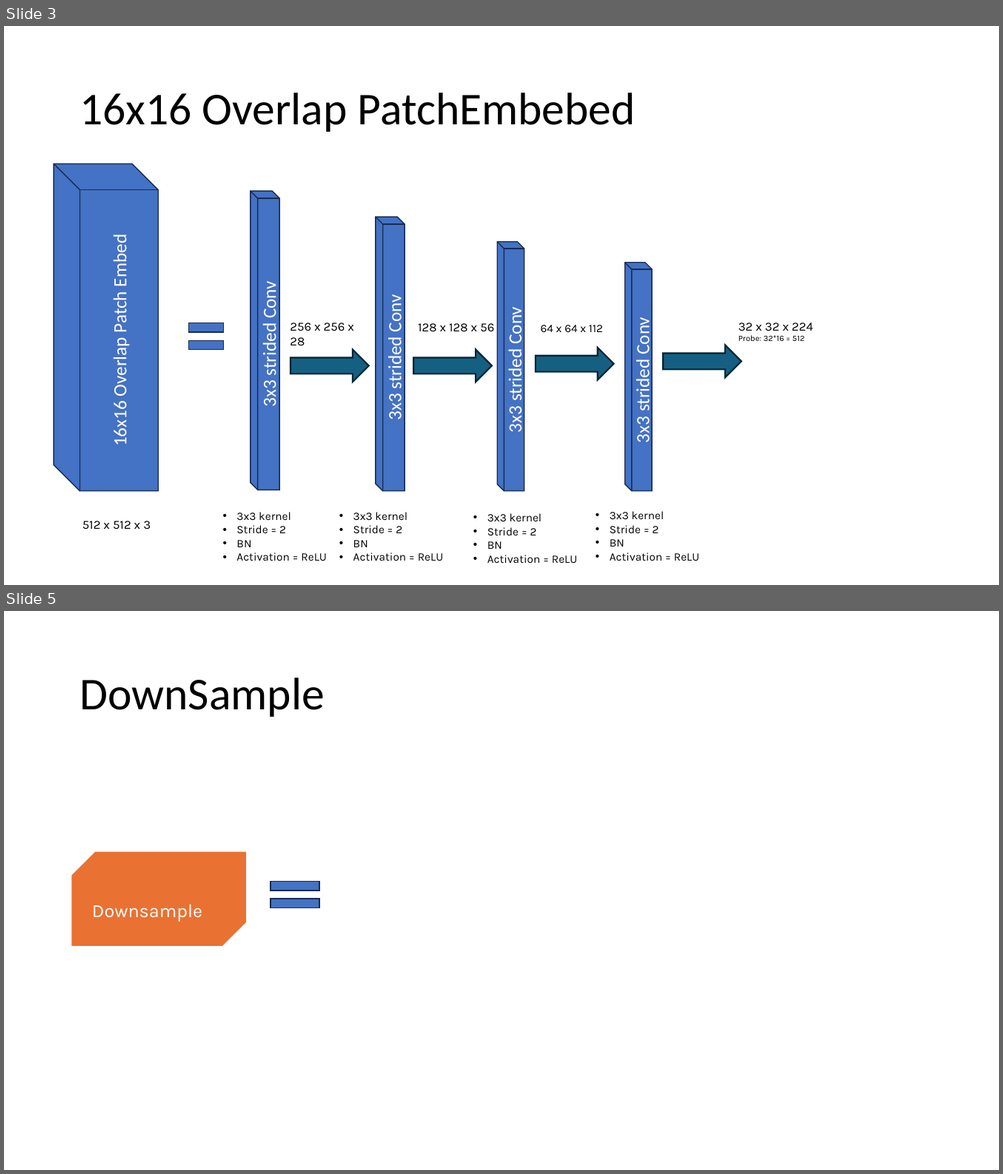
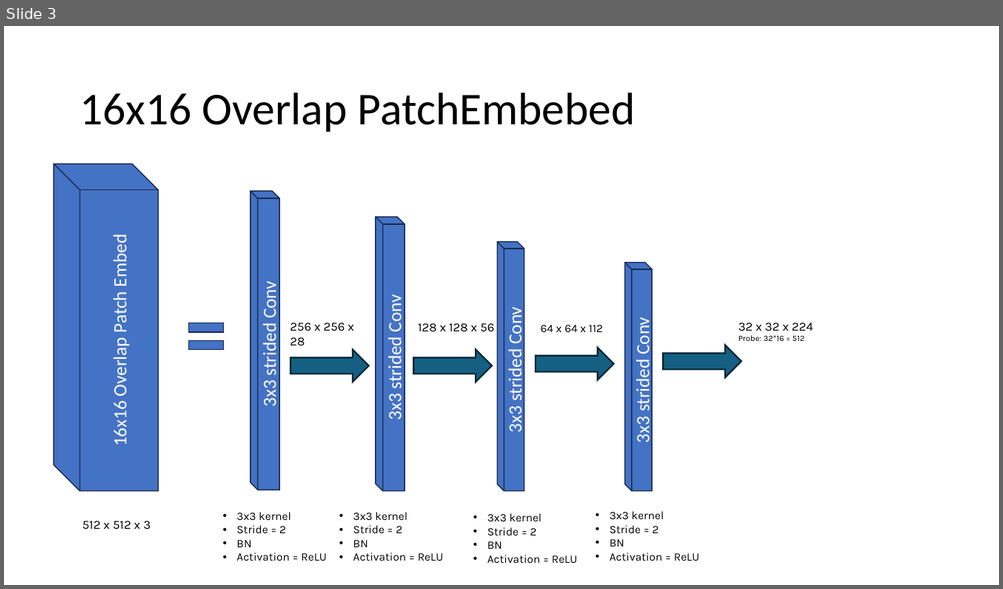
Before and after one commit to CGD16/PDF_Exchanger, a slide deck: SHVIT/PowerPoint/SHViT zerlegt.odp. Shown one above the other, each under a label of ours: slides 3 and 5 before the commit, slide 3 after it; the slides between them are not shown. The pictures are 1003x1174 and 1003x589 pixels, drawn with LibreOffice and Linux fonts; fonts in the diff are those of the drawing. Boxes give left, top, right and bottom in pixels: in the first picture for what was removed or moved away, otherwise in the second. Text is boxed around its words. In the diff, an @@ line names an element or a change of style, - is before the commit and + after.

```diff
--- a/SHVIT/PowerPoint/SHViT zerlegt.odp
+++ b/SHVIT/PowerPoint/SHViT zerlegt.odp
@@ slide 5 removed at (x1=4, y1=611, x2=999, y2=1170), background #FFFFFF @@
@@ title removed at (x1=79, y1=678, x2=324, y2=717) @@
-DownSample
@@ freeform shape removed at (x1=73, y1=853, x2=246, y2=945) @@
-Downsample
@@ freeform shape removed at (x1=270, y1=882, x2=318, y2=891) @@
@@ freeform shape removed at (x1=270, y1=899, x2=318, y2=908) @@
```
Also in this commit, not shown: 1 slide changed, 12 slides added, 5 other slides removed, 5 other files.
